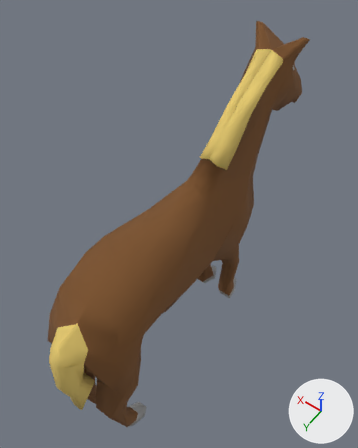
The glTF model dev/horse.glb, before and after one commit.
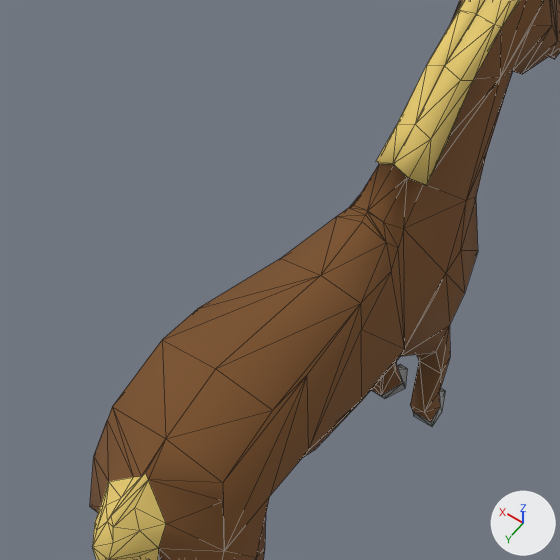
There are two pictures of each version: one whole from a 50 mm camera at (-2.26, 3.71, 7.95) aimed at (0.25, 0.2, 2.43), one close up on the part from 0% to 83% of the width and 16% to 82% of the height. Lighting does not change. The marker at lower right points along +X, +Y and +Z. The close-ups show mesh edges as thin lines.

The first close-up shows 'horse'.
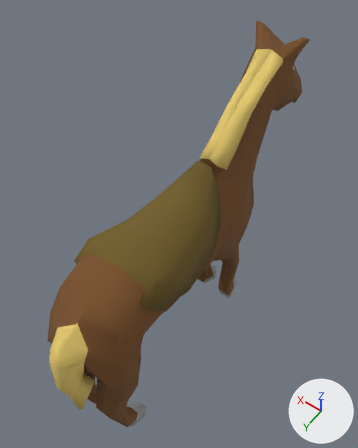
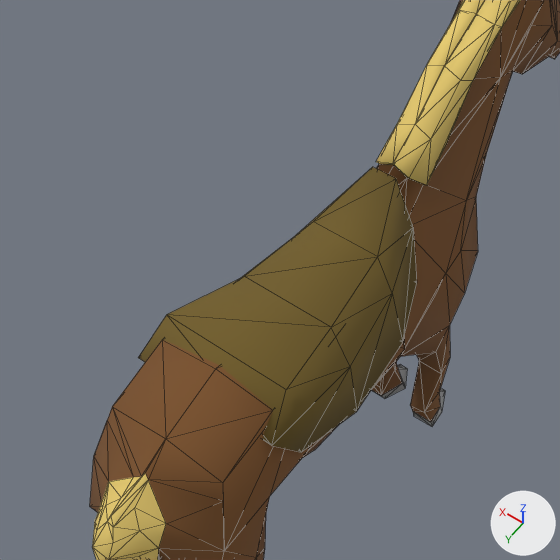
The change, as a diff of the scene's bpy script:
```diff
--- a/dev/horse.glb.py
+++ b/dev/horse.glb.py
@@ me_cube @@
+me_cube.from_pydata(...)  # 24 vertices, 44 faces; spans x -0.57..0.6, y -0.01..1.87, z 2.71..3.6
+me_cube.materials.append(mat_texture_sheet)  # picture img_texturesheet
@@ ob_saddle @@
+ob_saddle = bpy.data.objects.new('saddle', me_cube)
+ob_saddle.location = (0.0, 0.0, 0.0)
```

Changed parts and their boxes (x1, y1, x2, y2) in the close-ups (560 x 560 px):
'saddle', added (brown)
    after: (138, 167, 417, 452)
